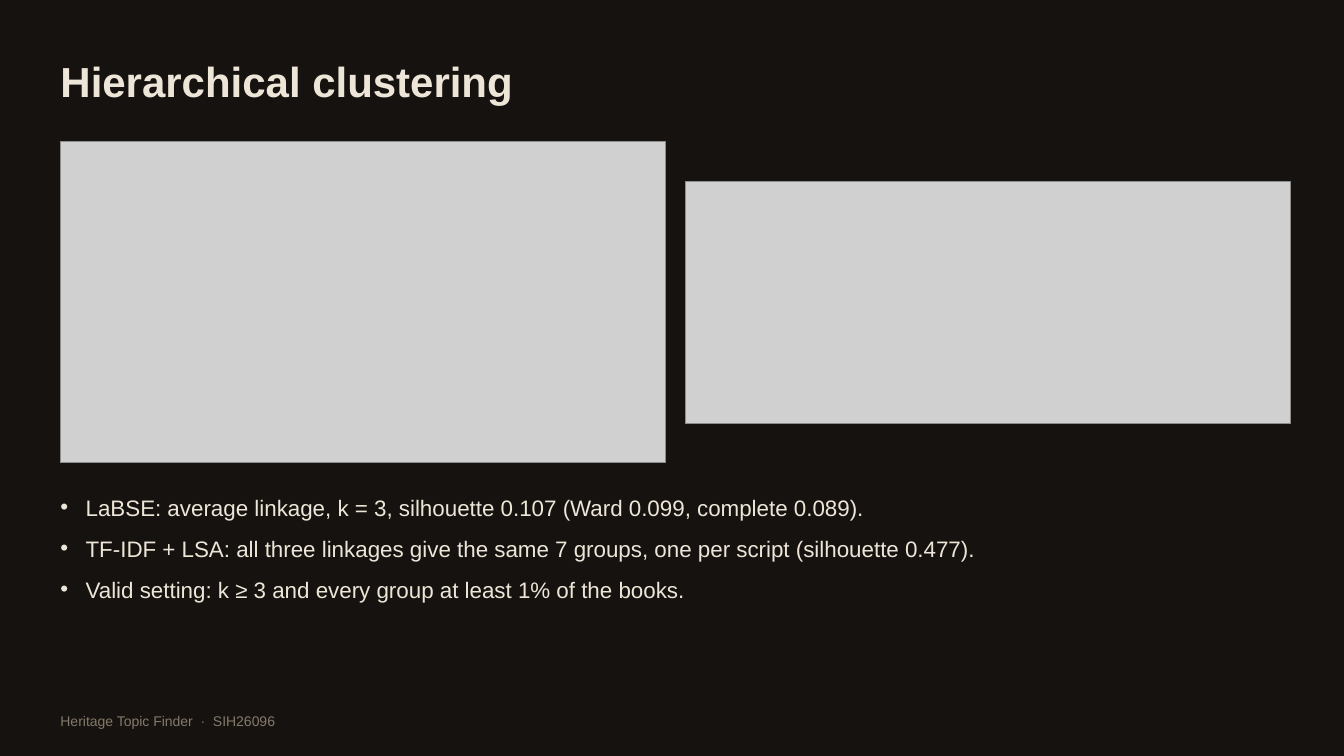
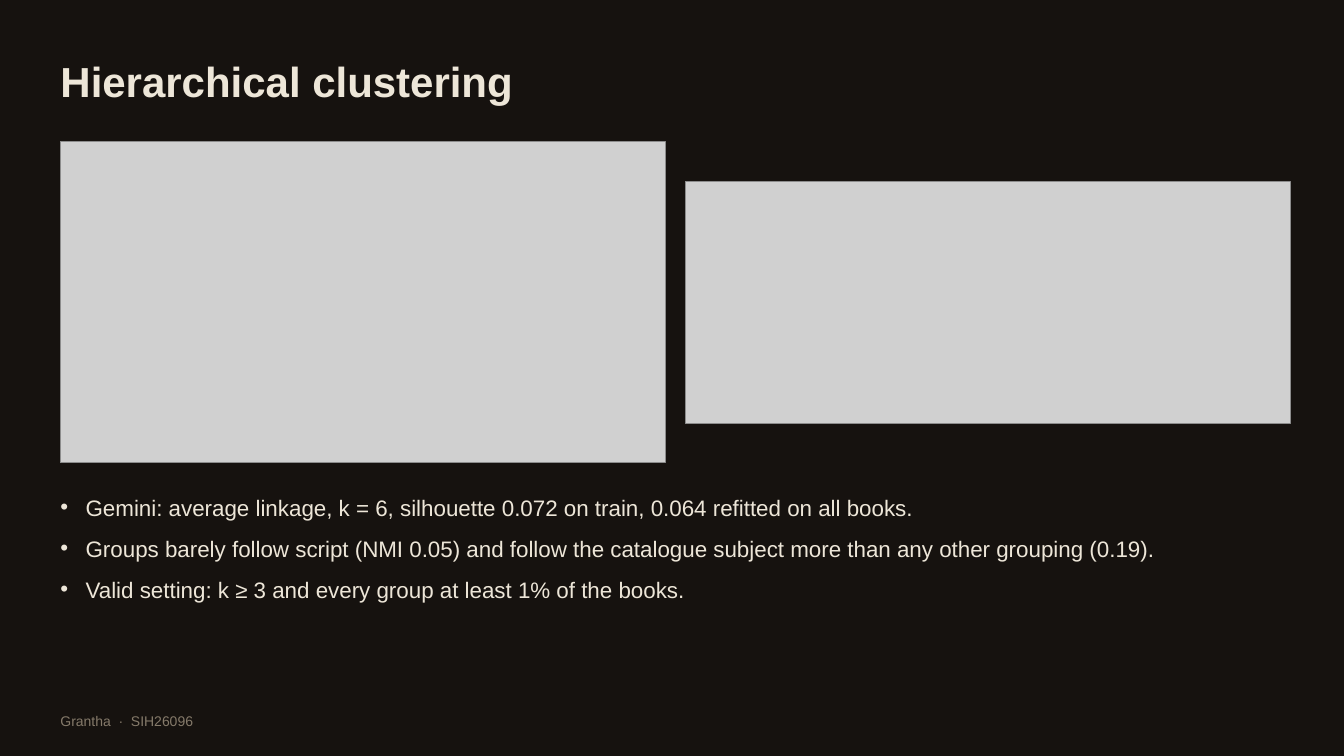
Before and after one commit to rohannes64/Grantha-Heritage-Tracker, a slide deck: slide 9 of docs/Grantha_Deck.pptx. Drawn at 1344x756 pixels with LibreOffice and Linux fonts; fonts in the diff are those of the drawing; grey boxes stand for pictures. Boxes give left, top, right and bottom in pixels: in the first picture for what was removed or moved away, otherwise in the second. Text is boxed around its words. In the diff, an @@ line names an element or a change of style, - is before the commit and + after.

```diff
--- a/docs/Grantha_Deck.pptx
+++ b/docs/Grantha_Deck.pptx
@@ text at (x1=86, y1=499, x2=1154, y2=562): text changed @@
-• LaBSE: average linkage, k = 3, silhouette 0.107 (Ward 0.099, complete 0.089).
-• TF-IDF + LSA: all three linkages give the same 7 groups, one per script (silhouette 0.477).
+• Gemini: average linkage, k = 6, silhouette 0.072 on train, 0.064 refitted on all books.
+• Groups barely follow script (NMI 0.05) and follow the catalogue subject more than any other grouping (0.19).
@@ text at (x1=60, y1=716, x2=193, y2=726): text changed @@
-Heritage Topic Finder · SIH26096
+Grantha · SIH26096
```
Also in this commit, not shown: 10 other slides changed, 5 slides added, 6 slides removed, 14 other files.
